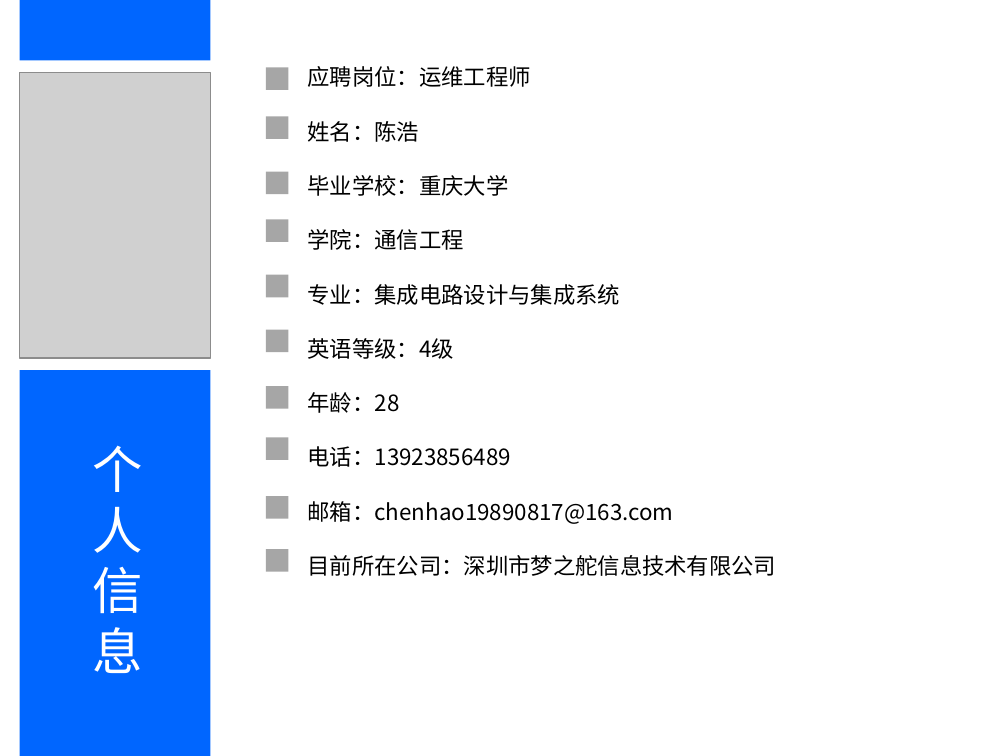
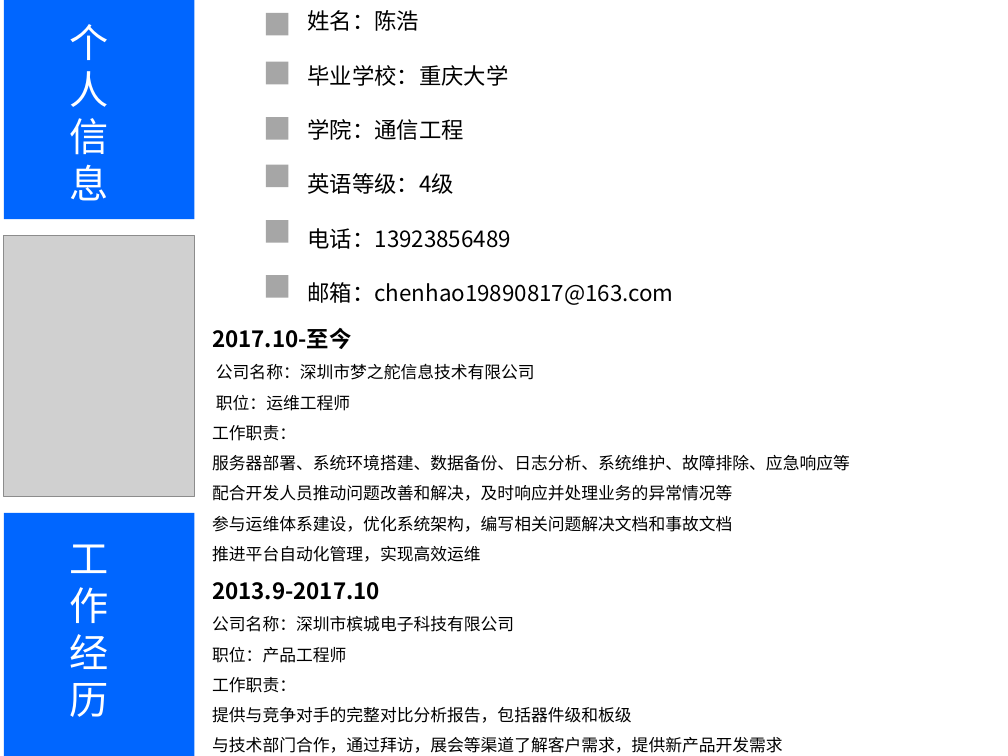
Before and after one commit to 641025266/resume, a slide deck: slide 1 of linux运维工程师-陈浩-重庆大学.ppt. Drawn at 1008x756 pixels with LibreOffice and Linux fonts; fonts in the diff are those of the drawing; grey boxes stand for pictures. Boxes give left, top, right and bottom in pixels: in the first picture for what was removed or moved away, otherwise in the second. Text is boxed around its words. In the diff, an @@ line names an element or a change of style, - is before the commit and + after.

```diff
--- a/linux运维工程师-陈浩-重庆大学.ppt
+++ b/linux运维工程师-陈浩-重庆大学.ppt
@@ rectangle resized from (x1=20, y1=0, x2=211, y2=60) to (x1=4, y1=0, x2=195, y2=220) @@
@@ text "个" moved from (x1=93, y1=445, x2=143, y2=673) to (x1=69, y1=24, x2=108, y2=201) @@
@@ text "个" at (x1=69, y1=24, x2=108, y2=201): size 36 to 28 pt @@
@@ rectangle moved from (x1=266, y1=330, x2=288, y2=352) to (x1=266, y1=13, x2=288, y2=35) @@
@@ text "姓名：陈浩" moved from (x1=308, y1=66, x2=777, y2=576) to (x1=308, y1=10, x2=674, y2=305) @@
@@ rectangle moved from (x1=266, y1=68, x2=288, y2=90) to (x1=266, y1=61, x2=288, y2=84) @@
@@ text at (x1=308, y1=66, x2=531, y2=87): paragraph removed @@
-应聘岗位：运维工程师
@@ rectangle moved from (x1=266, y1=171, x2=288, y2=194) to (x1=266, y1=164, x2=288, y2=186) @@
@@ picture resized from (x1=20, y1=73, x2=211, y2=359) to (x1=4, y1=235, x2=195, y2=497) @@
@@ text at (x1=308, y1=284, x2=620, y2=305): paragraph removed @@
-专业：集成电路设计与集成系统
@@ text added at (x1=212, y1=328, x2=850, y2=753), 12 pt, text #000000 @@
+2017.10-至今
+公司名称：深圳市梦之舵信息技术有限公司
+职位：运维工程师
+工作职责：
+服务器部署、系统环境搭建、数据备份、日志分析、系统维护、故障排除、应急响应等
+配合开发人员推动问题改善和解决，及时响应并处理业务的异常情况等
+参与运维体系建设，优化系统架构，编写相关问题解决文档和事故文档
+推进平台自动化管理，实现高效运维
+2013.9-2017.10
+公司名称：深圳市槟城电子科技有限公司
+职位：产品工程师
+工作职责：
+提供与竞争对手的完整对比分析报告，包括器件级和板级
+与技术部门合作，通过拜访，展会等渠道了解客户需求，提供新产品开发需求
@@ rectangle removed at (x1=266, y1=386, x2=288, y2=408) @@
@@ text at (x1=308, y1=392, x2=400, y2=413): paragraph removed @@
-年龄：28
@@ rectangle removed at (x1=266, y1=437, x2=288, y2=460) @@
@@ rectangle removed at (x1=266, y1=496, x2=288, y2=518) @@
@@ rectangle resized from (x1=20, y1=370, x2=211, y2=756) to (x1=4, y1=513, x2=195, y2=756) @@
@@ text added at (x1=69, y1=544, x2=108, y2=717), 28 pt, text #FFFFFF @@
+工作经历
@@ rectangle removed at (x1=266, y1=549, x2=288, y2=572) @@
@@ text at (x1=308, y1=555, x2=777, y2=576): paragraph removed @@
-目前所在公司：深圳市梦之舵信息技术有限公司
```
Also in this commit, not shown: 1 other slide changed, 1 slide added, 1 slide removed, 3 other files.
